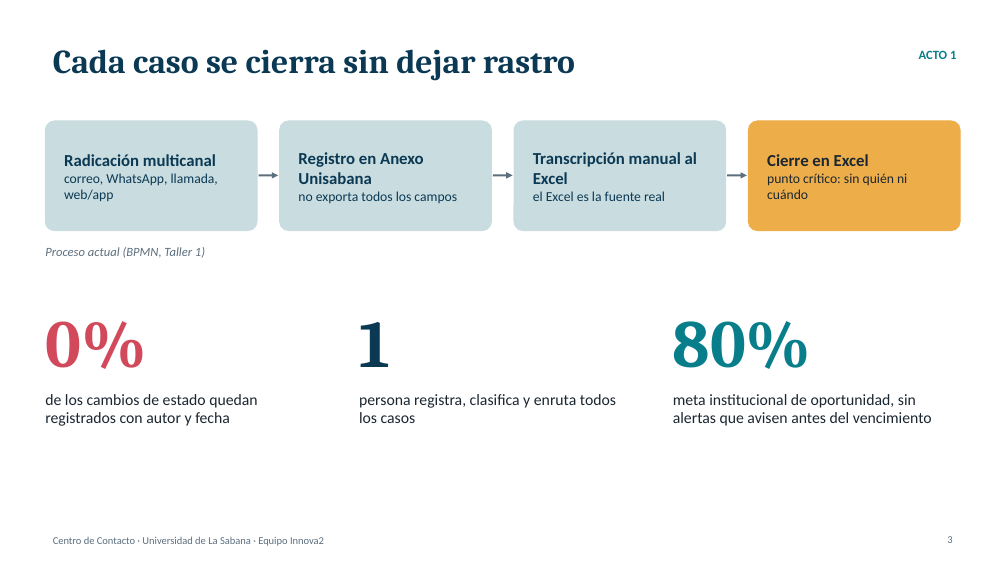
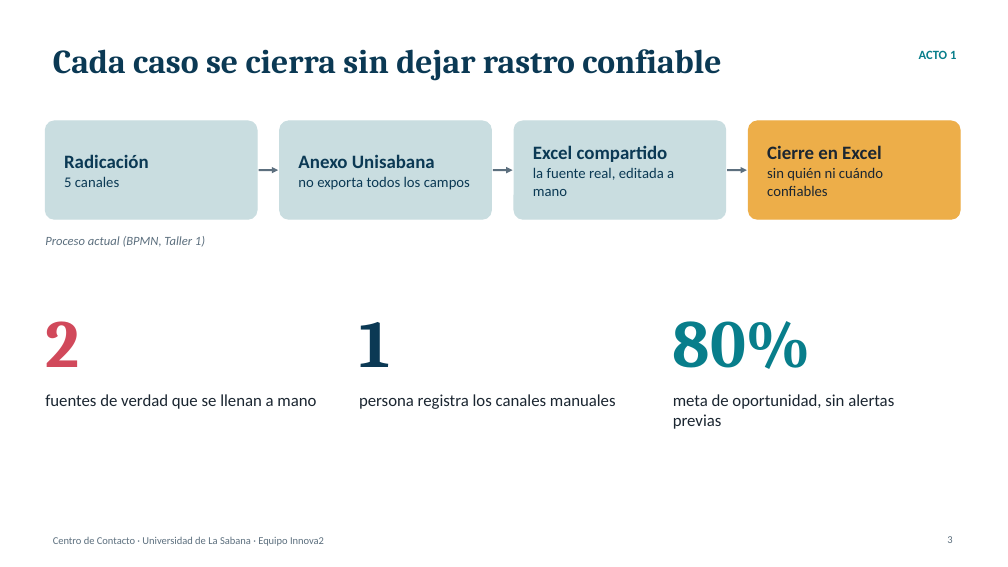
Before and after one commit to N1kxo/AREM-Innova2-JohannaMolina, a slide deck: slide 3 of 09-presentacion-final/presentacion.pptx. Drawn at 1008x567 pixels with LibreOffice and Linux fonts; fonts in the diff are those of the drawing. Boxes give left, top, right and bottom in pixels: in the first picture for what was removed or moved away, otherwise in the second. Text is boxed around its words. In the diff, an @@ line names an element or a change of style, - is before the commit and + after.

```diff
--- a/09-presentacion-final/presentacion.pptx
+++ b/09-presentacion-final/presentacion.pptx
@@ title at [53, 49, 721, 81]: text changed @@
-Cada caso se cierra sin dejar rastro
+Cada caso se cierra sin dejar rastro confiable
@@ rounded rectangle: place and size @@
-rounded rectangle at [45, 121, 257, 231]
+rounded rectangle at [45, 121, 257, 219]
@@ rounded rectangle: place and size @@
-rounded rectangle at [280, 121, 492, 231]
+rounded rectangle at [280, 121, 492, 219]
@@ rounded rectangle: place and size @@
-rounded rectangle at [514, 121, 726, 231]
+rounded rectangle at [514, 121, 726, 219]
@@ text at [533, 145, 674, 196]: text changed; size 16 to 14 pt; bold off @@
-Transcripción manual al Excel
-el Excel es la fuente real
+Excel compartido
+la fuente real, editada a mano
@@ proportions changed in 4 elements at [45, 121, 257, 219], [280, 121, 492, 219], [514, 121, 726, 219], [749, 121, 960, 219] @@
@@ rounded rectangle: place and size @@
-rounded rectangle at [749, 121, 960, 231]
+rounded rectangle at [749, 121, 960, 219]
@@ text at [767, 145, 881, 159]: size 16 to 18 pt in "Cierre en Excel" @@
@@ text at [64, 154, 149, 187]: text changed; size 13 to 18 pt; bold on @@
-Radicación multicanal
-correo, WhatsApp, llamada, web/app
+Radicación
+5 canales
@@ text at [298, 154, 435, 168]: text changed; size 16 to 18 pt @@
-Registro en Anexo Unisabana
+Anexo Unisabana
@@ text at [298, 177, 470, 190]: size 13 to 14 pt in "no exporta todos los campos" @@
@@ 3 arrows: place and size @@
-3 arrows at [259, 175, 747, 175]
+3 arrows at [259, 170, 747, 170]
@@ text at [767, 167, 883, 196]: text changed; size 13 to 14 pt @@
-punto crítico: sin quién ni cuándo
+sin quién ni cuándo confiables
@@ text "Proceso actual (BPMN, Taller 1)": place and size @@
-text "Proceso actual (BPMN, Taller 1)" at [45, 247, 205, 258]
+text "Proceso actual (BPMN, Taller 1)" at [45, 236, 205, 247]
@@ text at [45, 321, 79, 367]: text changed @@
-0%
+2
@@ text at [45, 394, 316, 409]: text changed; size 15 to 16 pt @@
-de los cambios de estado quedan registrados con autor y fecha
+fuentes de verdad que se llenan a mano
@@ text at [359, 394, 616, 409]: text changed; size 15 to 16 pt @@
-persona registra, clasifica y enruta todos los casos
+persona registra los canales manuales
@@ text at [673, 394, 894, 429]: text changed; size 15 to 16 pt @@
-meta institucional de oportunidad, sin alertas que avisen antes del vencimiento
+meta de oportunidad, sin alertas previas
```
Also in this commit, not shown: 9 other slides changed, 17 other files.
